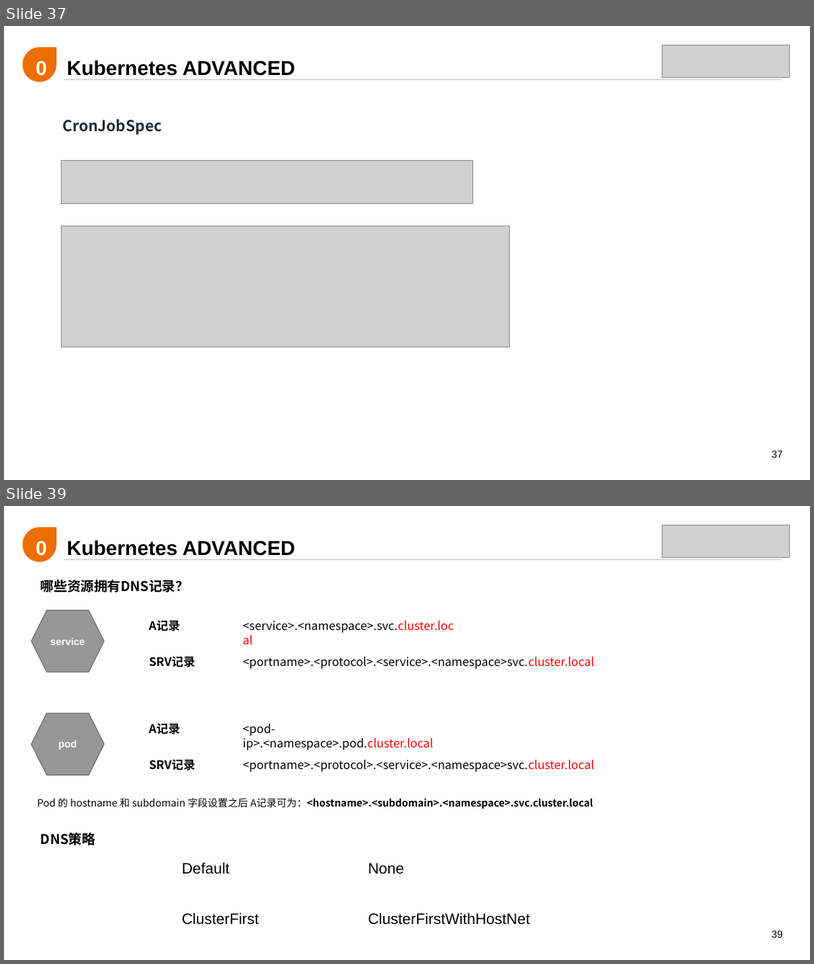
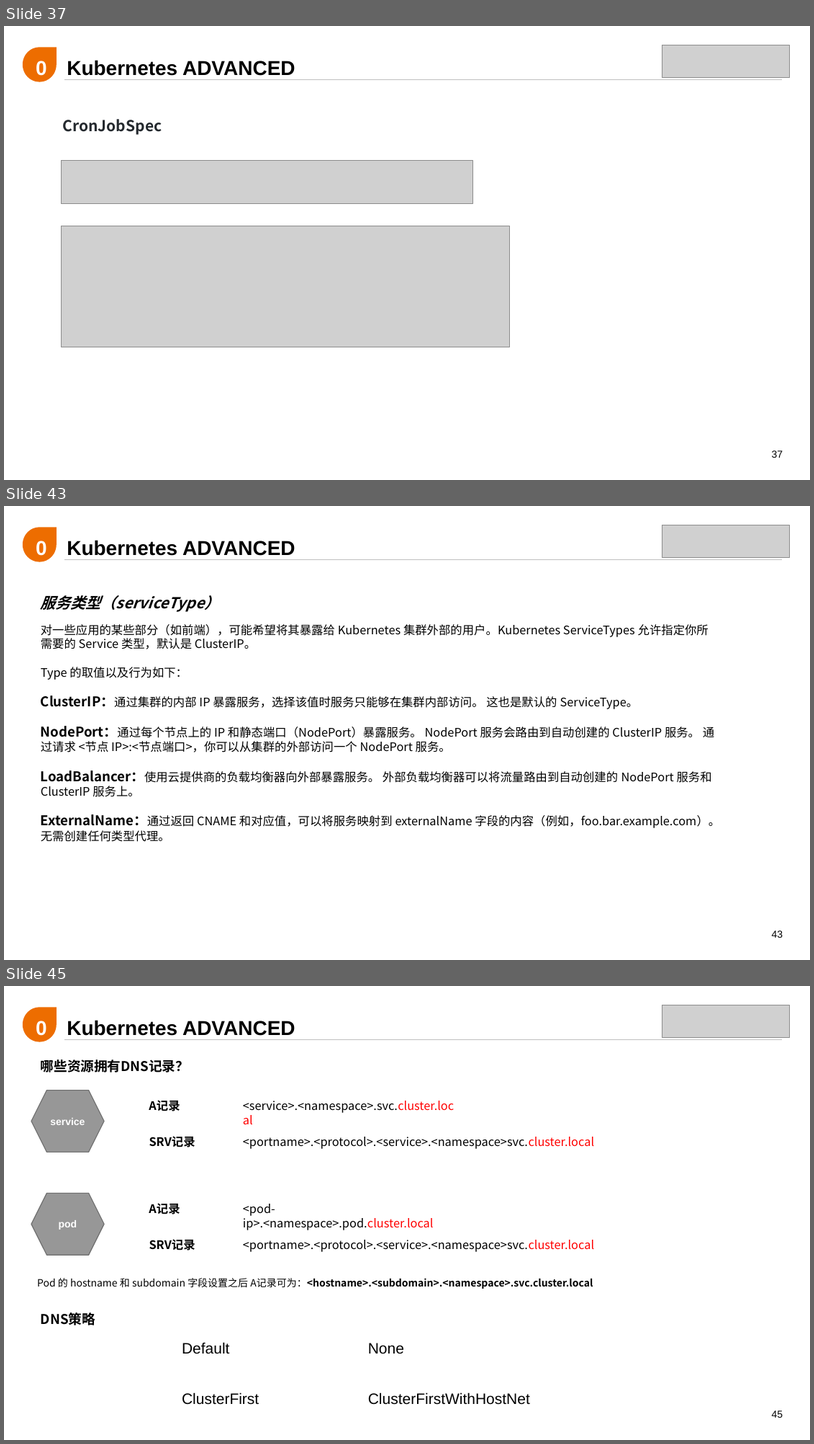
Before and after one commit to liamliu1986/kubecamp, a slide deck: 培训体系/002-Kubernetes,Containers Reborn/Kubernetes,Containers Reborn.pptx. Shown one above the other, each under a label of ours: slides 37 and 39 before the commit, slides 37, 43 and 45 after it; the slides between them are not shown. The pictures are 814x964 and 814x1444 pixels, drawn with LibreOffice and Linux fonts; fonts in the diff are those of the drawing; grey boxes stand for pictures. Boxes give left, top, right and bottom in pixels: in the first picture for what was removed or moved away, otherwise in the second. Text is boxed around its words. In the diff, an @@ line names an element or a change of style, - is before the commit and + after.

```diff
--- a/培训体系/002-Kubernetes,Containers Reborn/Kubernetes,Containers Reborn.pptx
+++ b/培训体系/002-Kubernetes,Containers Reborn/Kubernetes,Containers Reborn.pptx
@@ slide 43 added at <box>4,506,810,960</box>, background #FFFFFF; not listed: 3 template elements that a slide beside it also shows @@
@@ text added at <box>25,525,57,560</box>, 24 pt, text #FFFFFF, bold @@
+02
@@ picture added at <box>663,525,790,558</box> @@
@@ text added at <box>67,540,296,556</box>, 24 pt, text #000000, bold @@
+Kubernetes ADVANCED
@@ text added at <box>41,595,220,612</box>, 18 pt, text #000000, bold, italic @@
+服务类型（serviceType）
@@ text added at <box>41,624,720,842</box>, 14 pt, text #000000 @@
+对一些应用的某些部分（如前端），可能希望将其暴露给 Kubernetes 集群外部的用户。Kubernetes ServiceTypes 允许指定你所需要的 Service 类型，默认是 ClusterIP。
+Type 的取值以及行为如下：
+ClusterIP：通过集群的内部 IP 暴露服务，选择该值时服务只能够在集群内部访问。 这也是默认的 ServiceType。
+NodePort：通过每个节点上的 IP 和静态端口（NodePort）暴露服务。 NodePort 服务会路由到自动创建的 ClusterIP 服务。 通过请求 <节点 IP>:<节点端口>，你可以从集群的外部访问一个 NodePort 服务。
+LoadBalancer：使用云提供商的负载均衡器向外部暴露服务。 外部负载均衡器可以将流量路由到自动创建的 NodePort 服务和 ClusterIP 服务上。
+ExternalName：通过返回 CNAME 和对应值，可以将服务映射到 externalName 字段的内容（例如，foo.bar.example.com）。 无需创建任何类型代理。
@@ what was slide 39 is now slide 45 @@
@@ page number at <box>772,1410,784,1417</box>: text changed @@
-39
+45
```
Also in this commit, not shown: 5 slides changed, 22 other slides added.
